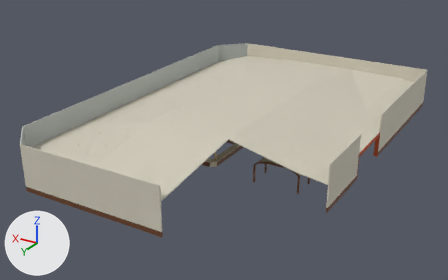
Renders of the Blender file BlenderCatalogue/assets/orchard_foodhall/source/AST-DIN-008.blend from each side of a commit.
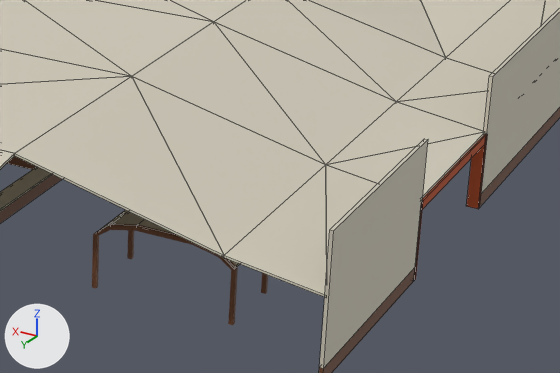
There are two pictures of each version: one whole from a camera (50 mm lens) standing at (-26.9, 55.7, 43.8) and looking at (25.2, -31.0, 0.4), one close up on the part from 50% to 90% of the width and 32% to 75% of the height. The axes (+X, +Y, +Z) are drawn at lower left. The lights are the same throughout. The first two pictures are the older version. The close-ups show mesh edges as thin lines.

Objects in the first close-up: 'ORCH_PerimeterWall_10', 'ORCH_PerimeterWall_6', 'ORCH_ShapedCeiling_1', 'ORCH_ShapedCeiling_10', 'ORCH_ShapedCeiling_11', 'ORCH_ShapedCeiling_12', 'ORCH_ShapedCeiling_13', 'ORCH_ShapedCeiling_19', 'ORCH_ShapedCeiling_20', 'ORCH_ShapedCeiling_21', 'ORCH_ShapedCeiling_8', 'ORCH_ShapedCeiling_9' and 24 more.
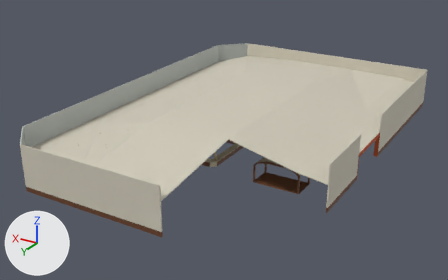
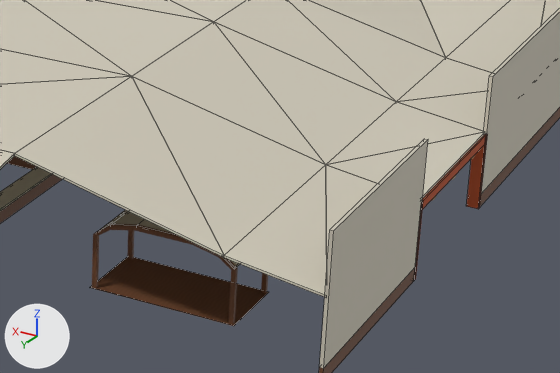
Changed parts and their boxes [x1, y1, x2, y2] in the close-ups (560 x 373 px):
'ORCH_CommunalFloorInset_0', added (brown): after [90, 257, 269, 326]

The edits, one by one:
Mesh me_orch_communalfloorinset_0 is new.
It has 8 vertices, 6 faces and spans x 5.6..13.4, y -24.08..-19.92, z 0.0..0.01.
It uses material mat_warm_walnut (picture img_warm_walnut_png).
Object 'ORCH_CommunalFloorInset_0' (ob_orch_communalfloorinset_0) is new; it shows me_orch_communalfloorinset_0.
Its location is (0.0, 0.0, 0.0).
